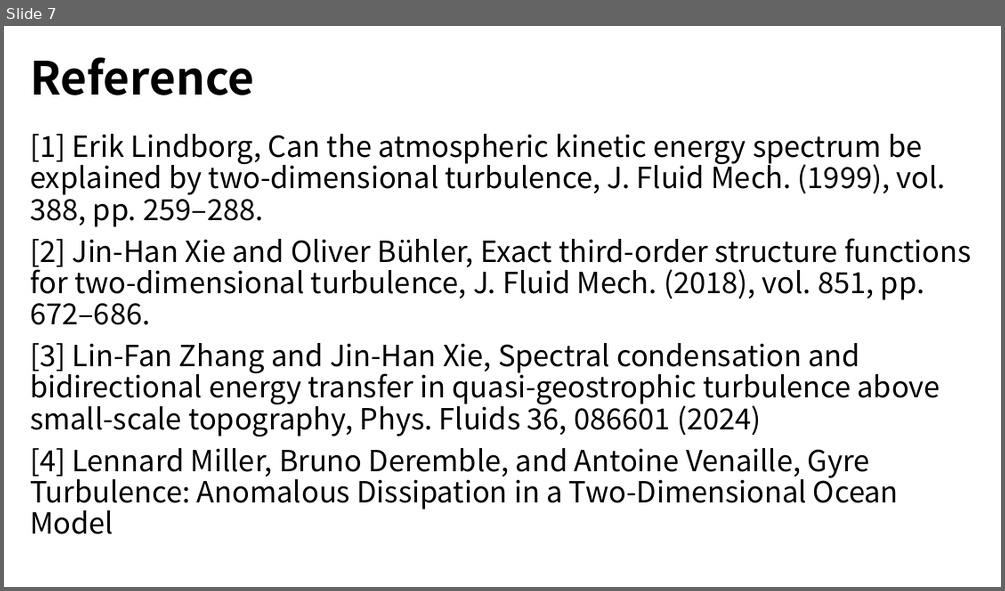
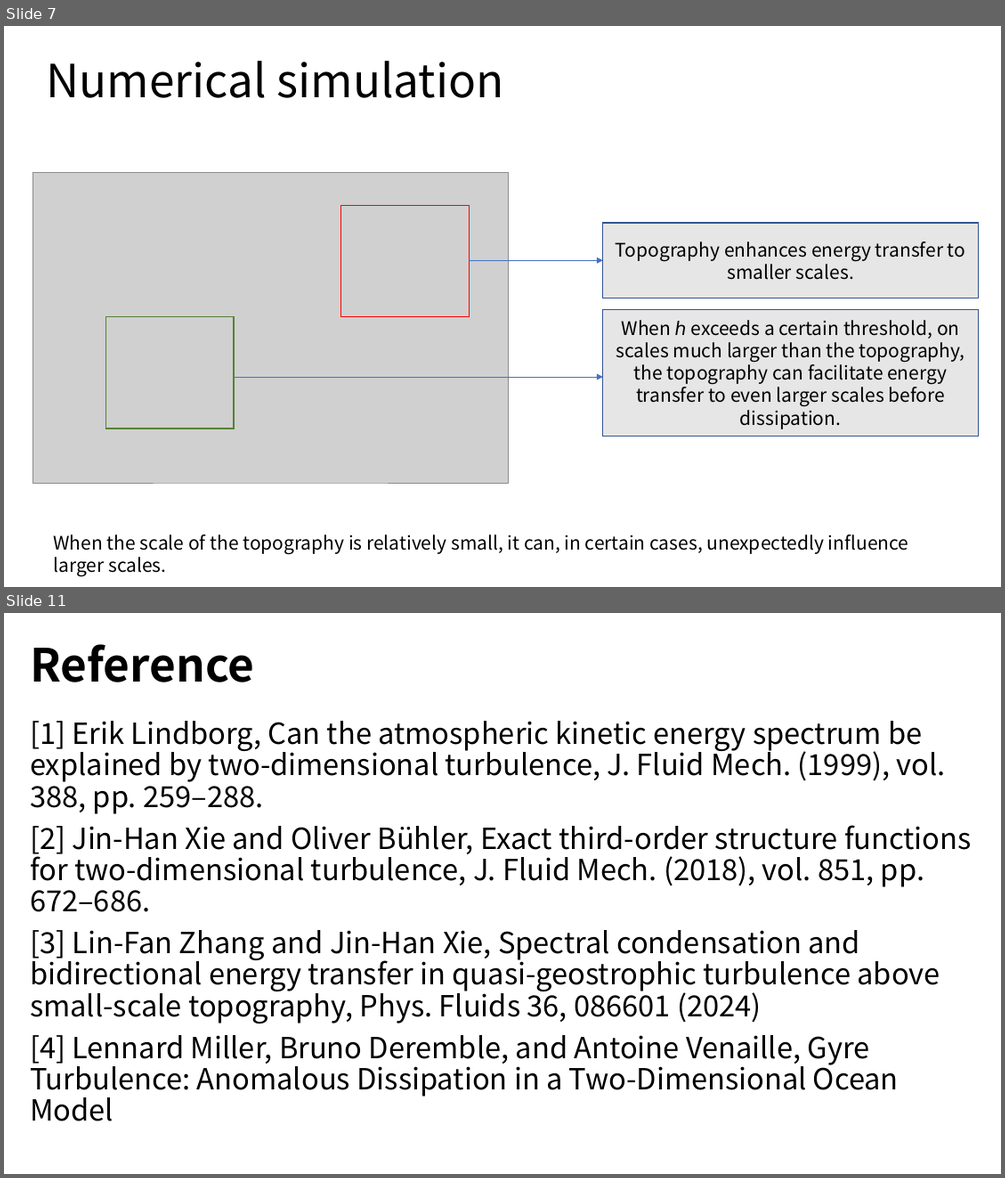
Before and after one commit to yangziang03/yangziang03.github.io, a slide deck: mypaper/thesis/Research1.pptx. Shown one above the other, each under a label of ours: slide 7 before the commit, slides 7 and 11 after it; the slides between them are not shown. The pictures are 1005x591 and 1005x1178 pixels, drawn with LibreOffice and Linux fonts; fonts in the diff are those of the drawing; grey boxes stand for pictures. Boxes give left, top, right and bottom in pixels: in the first picture for what was removed or moved away, otherwise in the second. Text is boxed around its words. In the diff, an @@ line names an element or a change of style, - is before the commit and + after.

```diff
--- a/mypaper/thesis/Research1.pptx
+++ b/mypaper/thesis/Research1.pptx
@@ slide 7 added at [4,26,1001,587], background #FFFFFF @@
@@ title added at [47,61,503,98], 44 pt, text #000000 @@
+Numerical simulation
@@ picture added at [33,172,508,483] @@
@@ rectangle added at [341,206,469,317], outline #FF0000 1 pt @@
@@ rectangle added at [603,223,979,298], fill #E7E6E6, outline #325491 1 pt, 18 pt, text #000000 @@
+Topography enhances energy transfer to smaller scales.
@@ arrow added from (469, 260) to (603, 260), #4472C4 0.5 pt @@
@@ rectangle added at [105,317,234,428], outline #548235 1 pt @@
@@ rectangle added at [603,309,979,435], fill #E7E6E6, outline #325491 1 pt, 18 pt, text #000000 @@
+When ℎ exceeds a certain threshold, on scales much larger than the topography, the topography can facilitate energy transfer to even larger scales before dissipation.
@@ arrow added from (234, 377) to (603, 377), #4472C4 0.5 pt @@
@@ text added at [54,534,908,576], 18 pt, text #000000 @@
+When the scale of the topography is relatively small, it can, in certain cases, unexpectedly influence larger scales.
@@ what was slide 7 is now slide 11 @@
```
Also in this commit, not shown: 1 slide changed, 8 other slides added, 5 slides removed, 1 other file.
